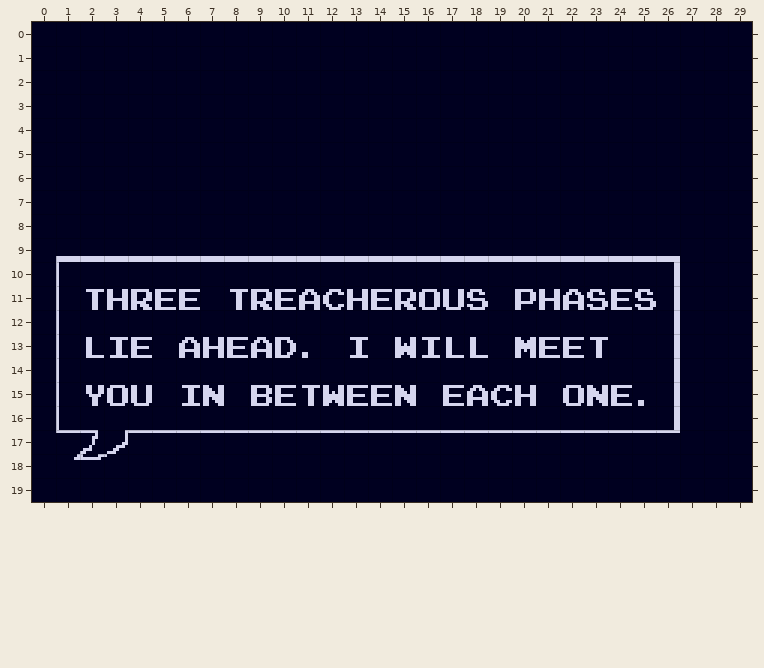
One commit to this Tiled map: diaFive.tmx. This is how it looked before the edit.
Cells are 8x8 px. Shown: x 0..29, y 0..19.
And afterwards:
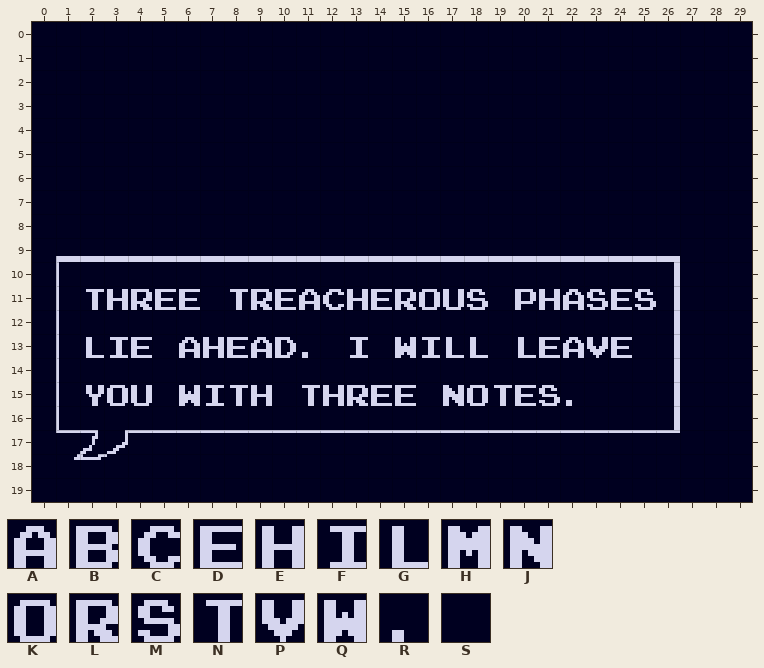
Key: from "dialogueFont": A 96, B 97, C 98, D 100, E 103, F 104, G 107, H 108, J 128, K 129, L 132, M 133, N 134, P 136, Q 137, R 165, S 197.
_ is an empty cell.
Tiles replaced or removed in this view: A, B, C, D, E, F, H, J, K, N, Q, R, S.
From old to new:
Changed rows in their new state; . is an unchanged cell.
Layer "Tile Layer 1":
first column x 6:
13 ..............G.APD.
15 QFNES.EL.D.JKNDMRSSS
Changed places in both pictures, as pixel boxes (x1, y1, x2, y2):
changed: (515, 337, 536, 358)
changed: (563, 337, 632, 358)
changed: (179, 385, 296, 406)
changed: (329, 385, 368, 406)
changed: (401, 385, 416, 406)
changed: (449, 385, 644, 406)
